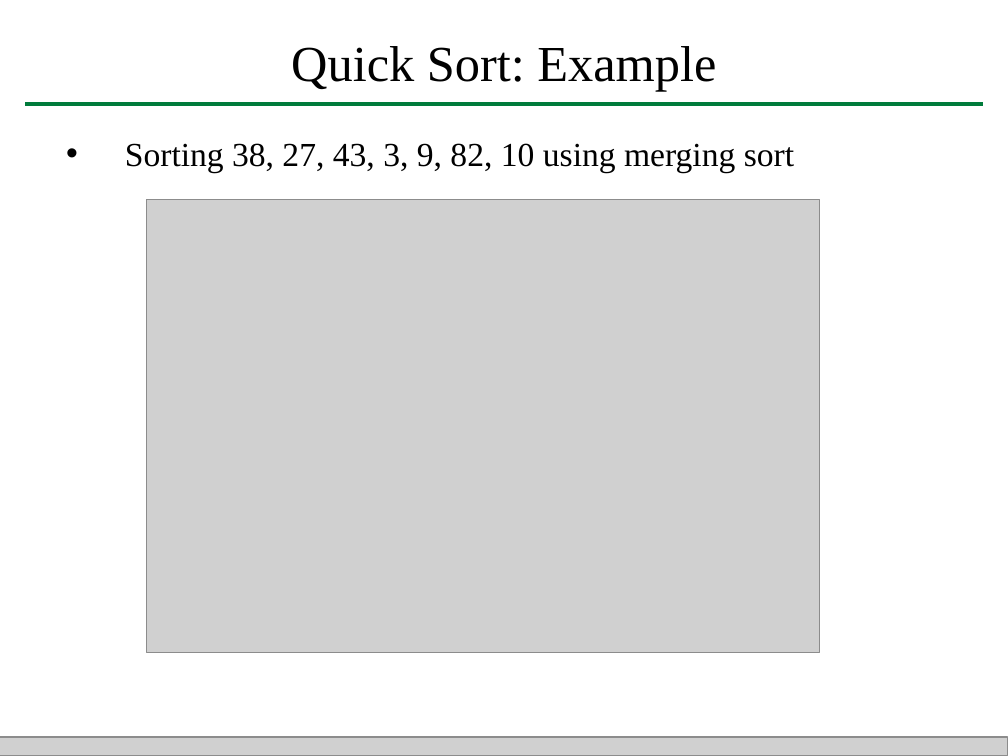
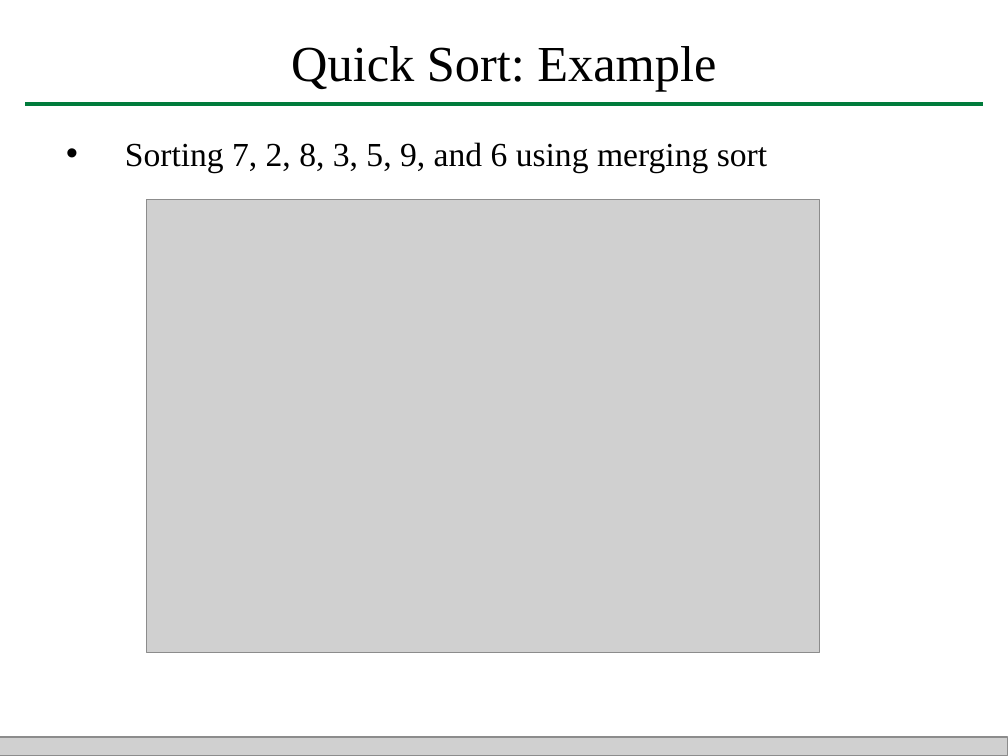
Before and after one commit to HengFan2010/hengfan2010.github.io, a slide deck: slide 38 of teaching/21F-3110/slides/3110-lecture 11-Sorting.pptx (slide 37 before the commit). Drawn at 1008x756 pixels with LibreOffice and Linux fonts; fonts in the diff are those of the drawing; grey boxes stand for pictures. Boxes give left, top, right and bottom in pixels: in the first picture for what was removed or moved away, otherwise in the second. Text is boxed around its words. In the diff, an @@ line names an element or a change of style, - is before the commit and + after.

```diff
--- a/teaching/21F-3110/slides/3110-lecture 11-Sorting.pptx
+++ b/teaching/21F-3110/slides/3110-lecture 11-Sorting.pptx
@@ text at box(125, 142, 767, 172): text changed @@
-• Sorting 38, 27, 43, 3, 9, 82, 10 using merging sort
+• Sorting 7, 2, 8, 3, 5, 9, and 6 using merging sort
```
Also in this commit, not shown: 6 other slides changed, 3 slides added.
